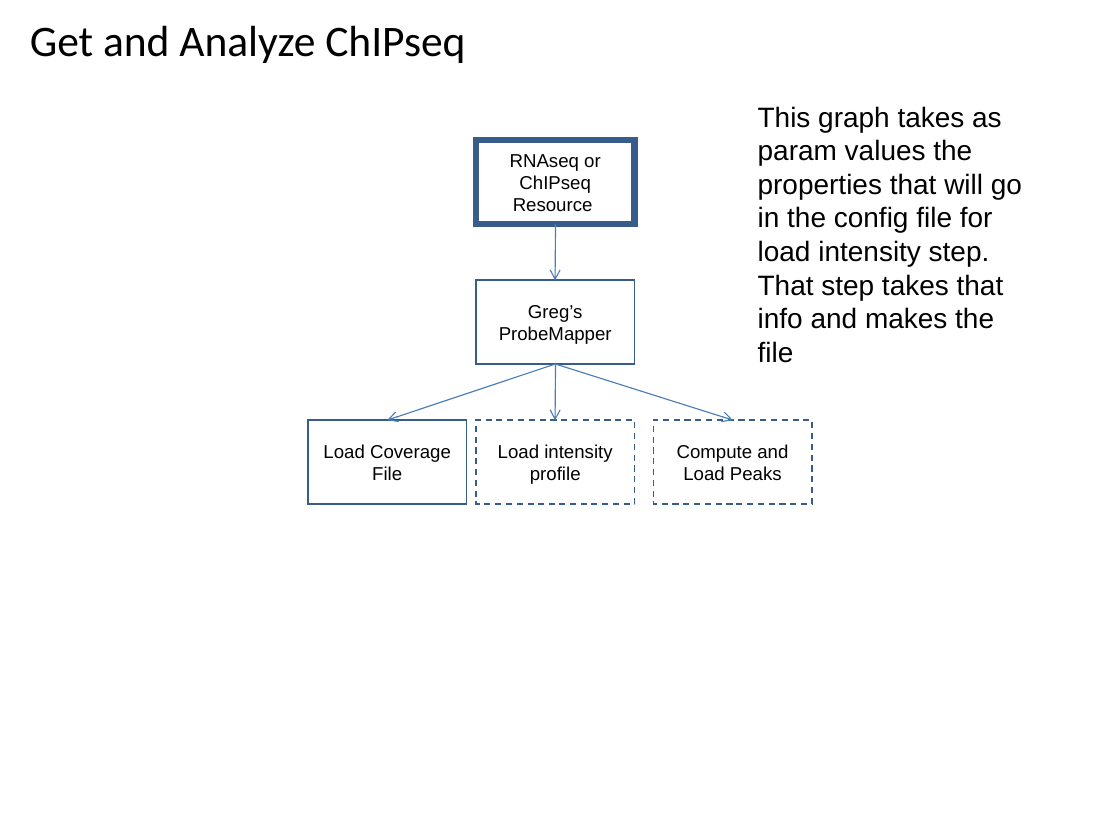
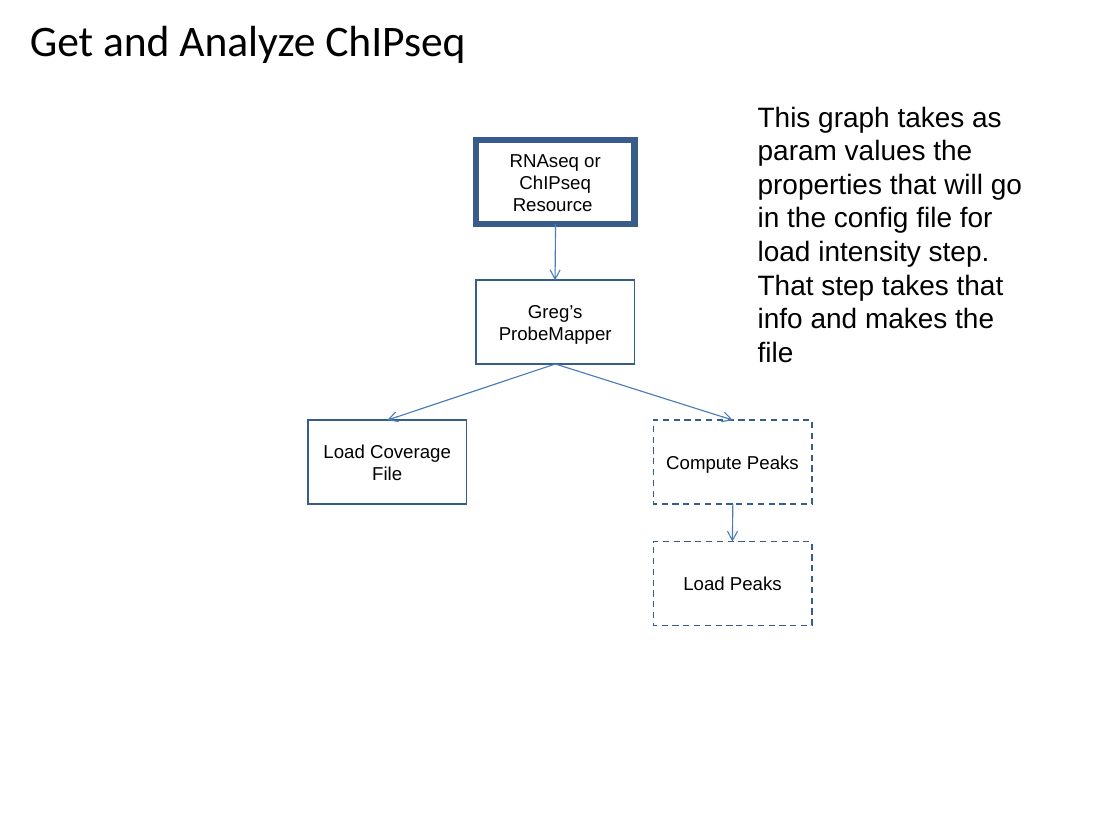
Before and after one commit to VEuPathDB/ApiCommonWorkflow, a slide deck: slide 44 of Main/doc/IntegratedWorkflow.ppt. Drawn at 1120x840 pixels with LibreOffice and Linux fonts; fonts in the diff are those of the drawing. Boxes give left, top, right and bottom in pixels: in the first picture for what was removed or moved away, otherwise in the second. Text is boxed around its words. In the diff, an @@ line names an element or a change of style, - is before the commit and + after.

```diff
--- a/Main/doc/IntegratedWorkflow.ppt
+++ b/Main/doc/IntegratedWorkflow.ppt
@@ arrow removed from (556, 364) to (556, 420) @@
@@ rectangle removed at (476, 420, 635, 504) @@
-Load intensity profile
@@ text in rectangle at (666, 455, 799, 473): text changed @@
-Compute and Load Peaks
+Compute Peaks
@@ arrow added from (732, 504) to (732, 542), #4A7EBB 0.74 pt @@
@@ rectangle added at (653, 541, 812, 625), outline #385D8A 0.99 pt dashed, 12 pt, text #000000 @@
+Load Peaks
```
Also in this commit, not shown: 2 other slides changed.
